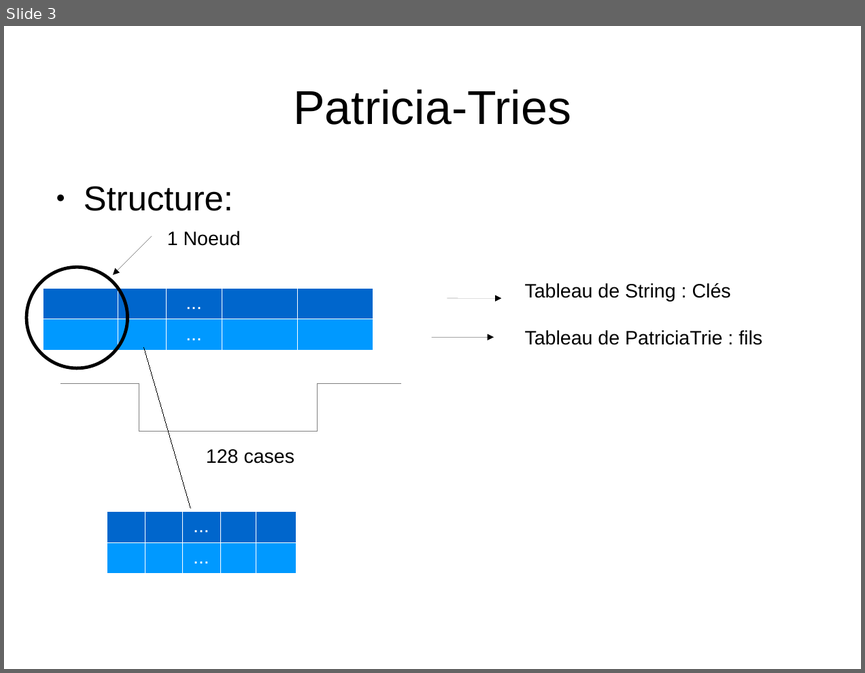
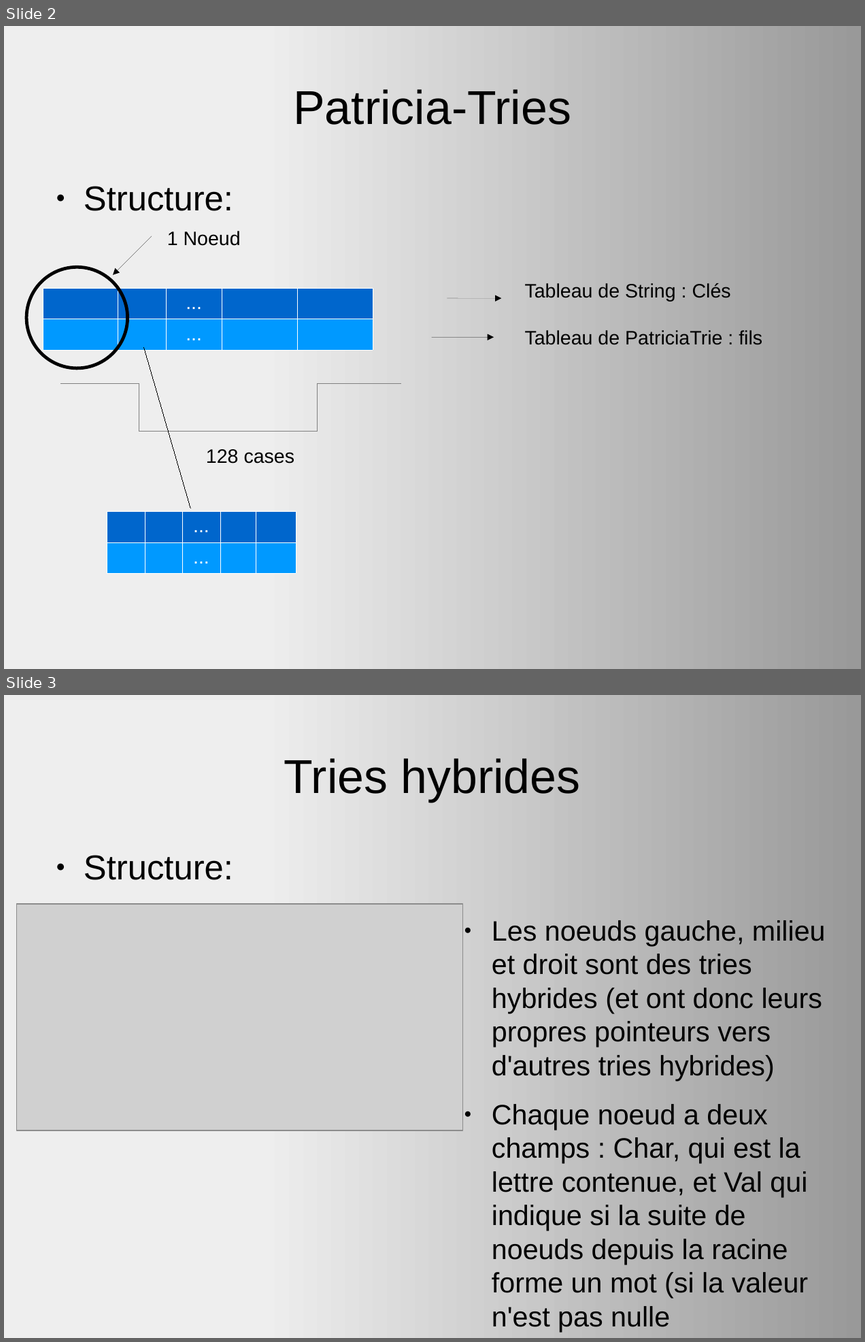
Before and after one commit to Krihox/algavproject, a slide deck: ALGAV/rapport/diapo_ALGAV.odp. Shown one above the other, each under a label of ours: slide 3 before the commit, slides 2 and 3 after it. The pictures are 865x673 and 865x1342 pixels, drawn with LibreOffice and Linux fonts; fonts in the diff are those of the drawing; grey boxes stand for pictures. Boxes give left, top, right and bottom in pixels: in the first picture for what was removed or moved away, otherwise in the second. Text is boxed around its words. In the diff, an @@ line names an element or a change of style, - is before the commit and + after.

```diff
--- a/ALGAV/rapport/diapo_ALGAV.odp
+++ b/ALGAV/rapport/diapo_ALGAV.odp
@@ slide 3 added at (x1=4, y1=695, x2=861, y2=1338), background gradient #EEEEEE to #999999 @@
@@ title added at (x1=284, y1=758, x2=581, y2=802), 44 pt, text #000000 @@
+Tries hybrides
@@ text added at (x1=84, y1=855, x2=233, y2=880), 32 pt, text #000000 @@
+● Structure:
@@ picture added at (x1=16, y1=904, x2=463, y2=1130) @@
@@ text added at (x1=492, y1=920, x2=825, y2=1297), 26 pt, text #000000 @@
+● Les noeuds gauche, milieu et droit sont des tries hybrides (et ont donc leurs propres pointeurs vers d'autres tries hybrides)
+● Chaque noeud a deux champs : Char, qui est la lettre contenue, et Val qui indique si la suite de noeuds depuis la racine forme un mot (si la valeur n'est pas nulle
@@ what was slide 3 is now slide 2 @@
@@ slide 2 changed as well @@
@@ background #FFFFFF to gradient #EEEEEE to #999999 @@
```
Also in this commit, not shown: 1 other slide changed, 2 other slides added, 2 slides removed.
